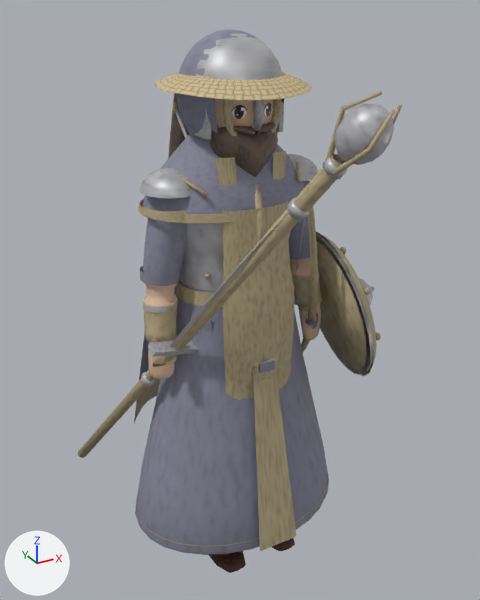
The glTF model assets/models/personaje.glb, before and after one commit.
One viewpoint serves both versions: a camera (50 mm lens) standing at (-0.914, -1.701, 1.758) and looking at (-0.016, -0.068, 0.942). Arrows for +X, +Y and +Z are at lower left; the lights stay in place. The picture after the commit comes second. Vertices at exactly the same position are counted once.

In view in the first picture: 'Arma_arco', 'Arma_baston', 'Arma_espada', 'Armadura', 'Banda', 'Barba', 'Capucha', 'Cuerpo', 'Escudo', 'Mandil', 'Tunica', 'Yelmo' and 2 more.
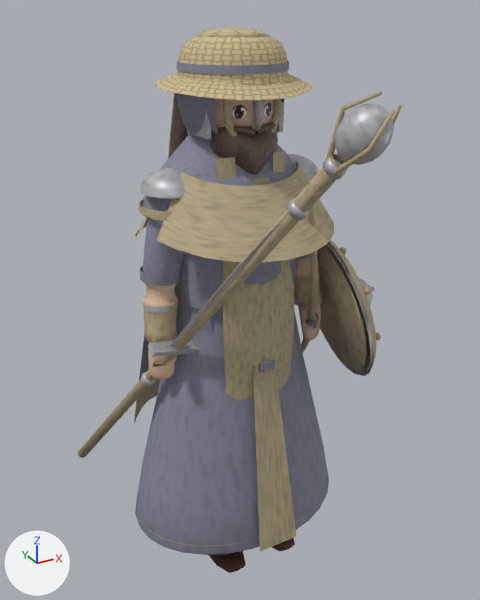
What changed in the scene script:
```text
Change me_banda:
    used by ob_banda; location = (0.0, 0.0, 0.0)
    remove me_banda.from_pydata(...)  # 337 vertices, 506 faces; spans x -0.219..0.219, y -0.208..0.198, z 1.545..1.677
    add me_banda.from_pydata(...)  # 359 vertices, 550 faces; spans x -0.219..0.219, y -0.208..0.198, z 1.545..1.71
    me_banda part 1: the loose piece of 43 vertices spanning x -0.039..0.039, y -0.048..0.038, z 1.646..1.677 is scaled about its middle by (2.49, 2.48, 1.22), then moved by (0.0, 0.006, 0.03)
    me_banda part 2: the loose piece of 44 vertices spanning x -0.08..0.08, y -0.089..0.079, z 1.603..1.621 is scaled about its middle by (1.91, 1.92, 1.11), then moved by (0.0, 0.006, 0.003)
    me_banda part 3: a new loose piece of 110 vertices spanning x -0.16..0.16, y -0.167..0.169, z 1.565..1.69, in mat_pintado
    other edits to the shape of me_banda do not show in these pictures
Change me_tunica:
    used by ob_tunica; location = (0.0, 0.0, 0.0)
    remove me_tunica.from_pydata(...)  # 370 vertices, 508 faces; spans x -0.367..0.367, y -0.299..0.275, z 0.145..1.0
    add me_tunica.from_pydata(...)  # 865 vertices, 1256 faces; spans x -0.367..0.367, y -0.316..0.319, z 0.145..1.362
    me_tunica part 4: 495 vertices added at x -0.283..0.283, y -0.316..0.319, z 0.952..1.362
```

Pixel boxes [x1, y1, x2, y2] of what changed, in the pictures (480 x 600 px; the box of a moved part takes in the faces that stretch with it):
'Tunica', reshaped (42% taller): before [135, 278, 329, 555]; after [135, 160, 334, 555]
'Banda', reshaped: before [155, 72, 312, 100]; after [155, 27, 312, 100]
part 1 of me_banda, moved or reshaped (not visible before): after [197, 27, 269, 37]
part 2 of me_banda, moved or reshaped (not visible before): after [176, 60, 289, 74]
part 3 of me_banda, added (beige): after [177, 35, 290, 85]
part 4 of me_tunica, added (beige): after [135, 160, 334, 312]
'Armadura', unchanged, covered by the edit: before [138, 154, 318, 292]; after [138, 154, 318, 219]
'Yelmo', unchanged, covered by the edit: before [194, 34, 284, 139]; after [194, 100, 284, 139]
